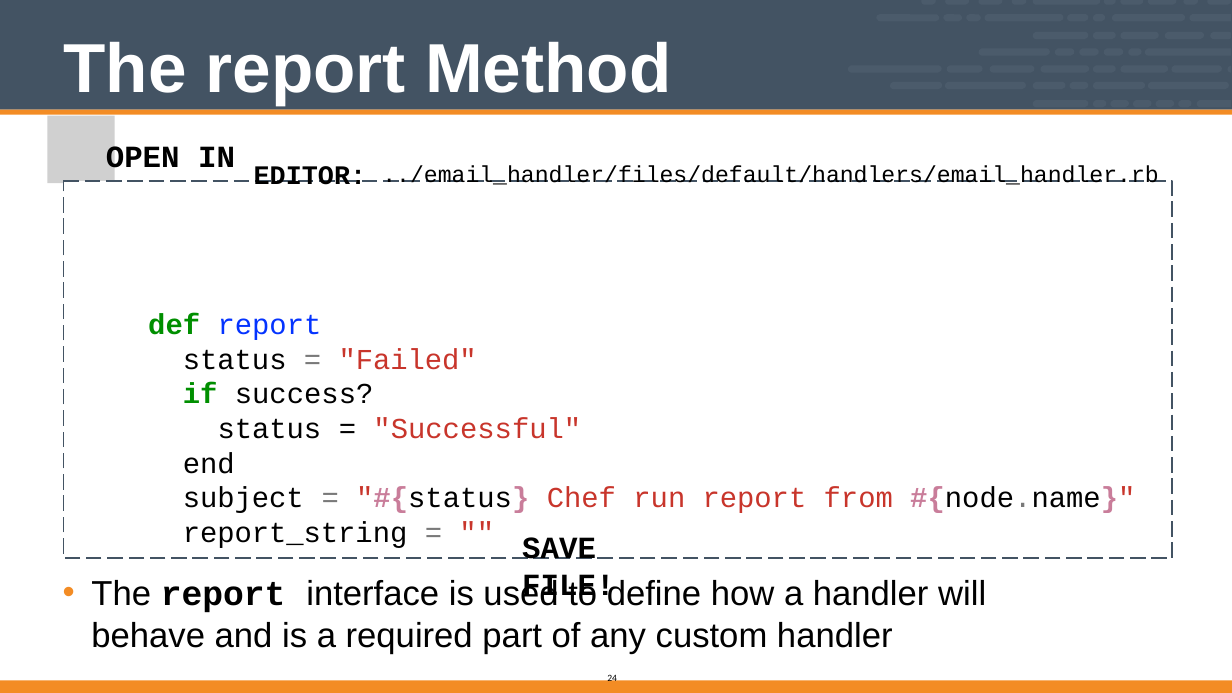
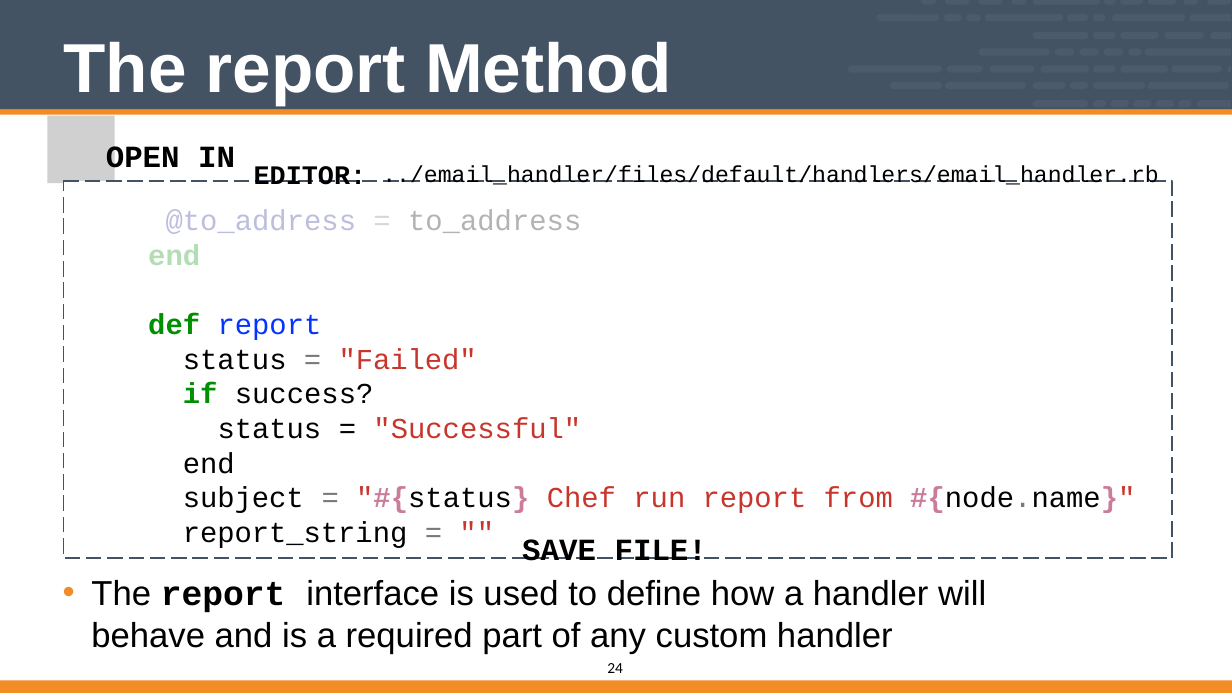
Before and after one commit to vinyar/chef-intermediate, a slide deck: slide 24 of Modules/08-Chef_Intermediate.pptx. Drawn at 1232x693 pixels with LibreOffice and Linux fonts; fonts in the diff are those of the drawing; grey boxes stand for pictures. Boxes give left, top, right and bottom in pixels: in the first picture for what was removed or moved away, otherwise in the second. Text is boxed around its words. In the diff, an @@ line names an element or a change of style, - is before the commit and + after.

Commit message:
Edited some text so this can be reviewed

```diff
--- a/Modules/08-Chef_Intermediate.pptx
+++ b/Modules/08-Chef_Intermediate.pptx
@@ freeform shape at (86, 204, 838, 278): fill #FFFFFF to #FFFFFF at 70% opacity @@
@@ text added at (148, 210, 581, 265), 30 pt, text #22288F @@
+@to_address = to_address
+end
@@ text "SAVE FILE!" rewrapped from (522, 537, 614, 603) to (522, 539, 707, 561) @@
@@ page number: place and size @@
-page number at (607, 673, 617, 684)
+page number at (607, 663, 623, 673)
@@ page number at (607, 663, 623, 673): size 10 to 16 pt @@
```
Also in this commit, not shown: 41 other slides changed.
